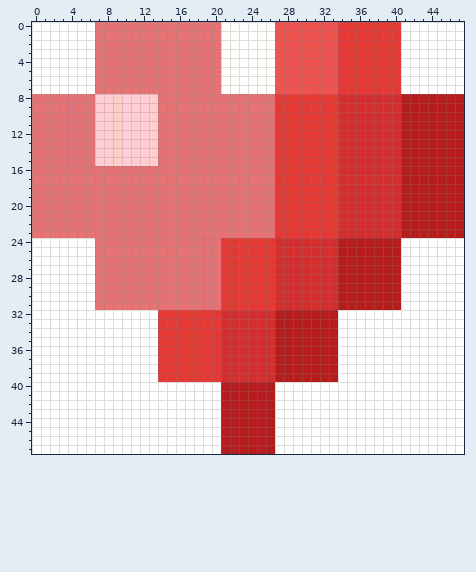
Pixel-art sprite, stored at src/media/heart-icon.png. Above, as it was before the edit.
The file is 48x48 pixels. Colours within 5 levels of each other are drawn and written as one.
After the commit:
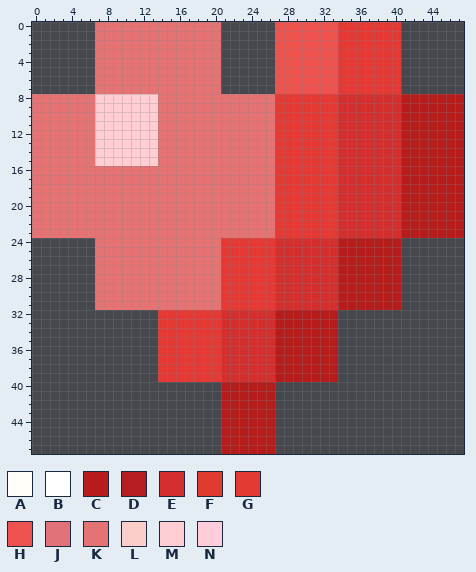
Palette (. is transparent): A #fffef9  B #ffffff  C #b71c1c  D #b61d22  E #d32f2f  F #df3b31  G #e53935  H #ef5350  J #e17279  K #e57373  L #fbcec9  M #ffcdd2  N #ffcdd9
Diff:
@@ x 0..47 @@
- 0 BBBBBBBKKKKKKKKKKKKKKBABBABHHHHHHHGGGGGGGBBBBBBB
- 1 BBBBBBBKKKKKKKKKKKKKKBABBABHHHHHHHGGGGGGGBBBBBBB
- 2 BBBBBBBKKKKKKKKKKKKKKBABBABHHHHHHHGGGGGGGBBBBBBB
- 3 BBBBBBBKKKKKKKKKKKKKKBABBABHHHHHHHGGGGGGGBBBBBBB
- 4 BBBBBBBKKKKKKKKKKKKKKBABBABHHHHHHHGGGGGGGBBBBBBB
- 5 BBBBBBBKKKKKKKKKKKKKKBABBABHHHHHHHGGGGGGGBBBBBBB
- 6 BBBBBBBKKKKKKKKKKKKKKBABBABHHHHHHHGGGGGGGBBBBBBB
- 7 BBBBBBBKKKKKKKKKKKKKKBABBABHHHHHHHGGGGGGGBBBBBBB
- 8 KKKKJKKMMLNMMMKKKKKKKKKKKKKGGGGGGGEEEEEEECCCCCCC
- 9 KKKKJKKMMLNMMMKKKKKKKKKKKKKGGGGGGGEEEEEEECCCCCCC
-10 KKKKJKKMMLNMMMKKKKKKKKKKKKKGGGGGGGEEEEEEECCCCCCC
-11 KKKKJKKMMLNMMMKKKKKKKKKKKKKGGGGGGGEEEEEEECCCCCCC
-12 KKKKJKKMMLNMMMKKKKKKKKKKKKKGGGGGGGEEEEEEECCCCCCC
-13 KKKKJKKMMLNMMMKKKKKKKKKKKKKGGGGGGGEEEEEEECCCCCCC
-14 KKKKJKKMMLNMMMKKKKKKKKKKKKKGGGGGGGEEEEEEECCCCCCC
-15 KKKKJKKMMLNMMMKKKKKKKKKKKKKGGGGGGGEEEEEEECCCCCCC
+ 0 .......KKKKKKKKKKKKKK......HHHHHHHGGGGGGG.......
+ 1 .......KKKKKKKKKKKKKK......HHHHHHHGGGGGGG.......
+ 2 .......KKKKKKKKKKKKKK......HHHHHHHGGGGGGG.......
+ 3 .......KKKKKKKKKKKKKK......HHHHHHHGGGGGGG.......
+ 4 .......KKKKKKKKKKKKKK......HHHHHHHGGGGGGG.......
+ 5 .......KKKKKKKKKKKKKK......HHHHHHHGGGGGGG.......
+ 6 .......KKKKKKKKKKKKKK......HHHHHHHGGGGGGG.......
+ 7 .......KKKKKKKKKKKKKK......HHHHHHHGGGGGGG.......
+ 8 KKKKKKKMMMMMMMKKKKKKKKKKKKKGGGGGGGEEEEEEECCCCCCC
+ 9 KKKKKKKMMMMMMMKKKKKKKKKKKKKGGGGGGGEEEEEEECCCCCCC
+10 KKKKKKKMMMMMMMKKKKKKKKKKKKKGGGGGGGEEEEEEECCCCCCC
+11 KKKKKKKMMMMMMMKKKKKKKKKKKKKGGGGGGGEEEEEEECCCCCCC
+12 KKKKKKKMMMMMMMKKKKKKKKKKKKKGGGGGGGEEEEEEECCCCCCC
+13 KKKKKKKMMMMMMMKKKKKKKKKKKKKGGGGGGGEEEEEEECCCCCCC
+14 KKKKKKKMMMMMMMKKKKKKKKKKKKKGGGGGGGEEEEEEECCCCCCC
+15 KKKKKKKMMMMMMMKKKKKKKKKKKKKGGGGGGGEEEEEEECCCCCCC
 16 KKKKKKKKKKKKKKKKKKKKKKKKKKKGGGGGGGEEEEEEECCCCCCC
@@ x 0..47 @@
 23 KKKKKKKKKKKKKKKKKKKKKKKKKKKGGGGGGGEEEEEEECCCCCCC
-24 BBBBBBBKKKKKKKKKKKKJKGFGGGGEEEEEEECCCCCCCBBBBBBB
-25 BBBBBBBKKKKKKKKKKKKJKGFGGGGEEEEEEECCCCCCCBBBBBBB
-26 BBBBBBBKKKKKKKKKKKKJKGFGGGGEEEEEEECCCCCCCBBBBBBB
-27 BBBBBBBKKKKKKKKKKKKJKGFGGGGEEEEEEECCCCCCCBBBBBBB
-28 BBBBBBBKKKKKKKKKKKKJKGFGGGGEEEEEEECCCCCCCBBBBBBB
-29 BBBBBBBKKKKKKKKKKKKJKGFGGGGEEEEEEECCCCCCCBBBBBBB
-30 BBBBBBBKKKKKKKKKKKKJKGFGGGGEEEEEEECCCCCCCBBBBBBB
-31 BBBBBBBKKKKKKKKKKKKJKGFGGGGEEEEEEECCCCCCCBBBBBBB
-32 BBBBBBBBBBBBBBGGGGGGGEEEEEECCCCCCCBBBBBBBBBBBBBB
-33 BBBBBBBBBBBBBBGGGGGGGEEEEEECCCCCCCBBBBBBBBBBBBBB
-34 BBBBBBBBBBBBBBGGGGGGGEEEEEECCCCCCCBBBBBBBBBBBBBB
-35 BBBBBBBBBBBBBBGGGGGGGEEEEEECCCCCCCBBBBBBBBBBBBBB
-36 BBBBBBBBBBBBBBGGGGGGGEEEEEECCCCCCCBBBBBBBBBBBBBB
-37 BBBBBBBBBBBBBBGGGGGGGEEEEEECCCCCCCBBBBBBBBBBBBBB
-38 BBBBBBBBBBBBBBGGGGGGGEEEEEECCCCCCCBBBBBBBBBBBBBB
-39 BBBBBBBBBBBBBBGGGGGGGEEEEEECCCCCCCBBBBBBBBBBBBBB
-40 BBBBBBBBBBBBBBBBBBBBBCDCCDCBBBBBBBBBBBBBBBBBBBBB
-41 BBBBBBBBBBBBBBBBBBBBBCDCCDCBBBBBBBBBBBBBBBBBBBBB
-42 BBBBBBBBBBBBBBBBBBBBBCDCCDCBBBBBBBBBBBBBBBBBBBBB
-43 BBBBBBBBBBBBBBBBBBBBBCDCCDCBBBBBBBBBBBBBBBBBBBBB
-44 BBBBBBBBBBBBBBBBBBBBBCDCCDCBBBBBBBBBBBBBBBBBBBBB
-45 BBBBBBBBBBBBBBBBBBBBBCDCCDCBBBBBBBBBBBBBBBBBBBBB
-46 BBBBBBBBBBBBBBBBBBBBBCDCCDCBBBBBBBBBBBBBBBBBBBBB
-47 BBBBBBBBBBBBBBBBBBBBBCDCCDCBBBBBBBBBBBBBBBBBBBBB
+24 .......KKKKKKKKKKKKKKGGGGGGEEEEEEECCCCCCC.......
+25 .......KKKKKKKKKKKKKKGGGGGGEEEEEEECCCCCCC.......
+26 .......KKKKKKKKKKKKKKGGGGGGEEEEEEECCCCCCC.......
+27 .......KKKKKKKKKKKKKKGGGGGGEEEEEEECCCCCCC.......
+28 .......KKKKKKKKKKKKKKGGGGGGEEEEEEECCCCCCC.......
+29 .......KKKKKKKKKKKKKKGGGGGGEEEEEEECCCCCCC.......
+30 .......KKKKKKKKKKKKKKGGGGGGEEEEEEECCCCCCC.......
+31 .......KKKKKKKKKKKKKKGGGGGGEEEEEEECCCCCCC.......
+32 ..............GGGGGGGEEEEEECCCCCCC..............
+33 ..............GGGGGGGEEEEEECCCCCCC..............
+34 ..............GGGGGGGEEEEEECCCCCCC..............
+35 ..............GGGGGGGEEEEEECCCCCCC..............
+36 ..............GGGGGGGEEEEEECCCCCCC..............
+37 ..............GGGGGGGEEEEEECCCCCCC..............
+38 ..............GGGGGGGEEEEEECCCCCCC..............
+39 ..............GGGGGGGEEEEEECCCCCCC..............
+40 .....................CCCCCC.....................
+41 .....................CCCCCC.....................
+42 .....................CCCCCC.....................
+43 .....................CCCCCC.....................
+44 .....................CCCCCC.....................
+45 .....................CCCCCC.....................
+46 .....................CCCCCC.....................
+47 .....................CCCCCC.....................
